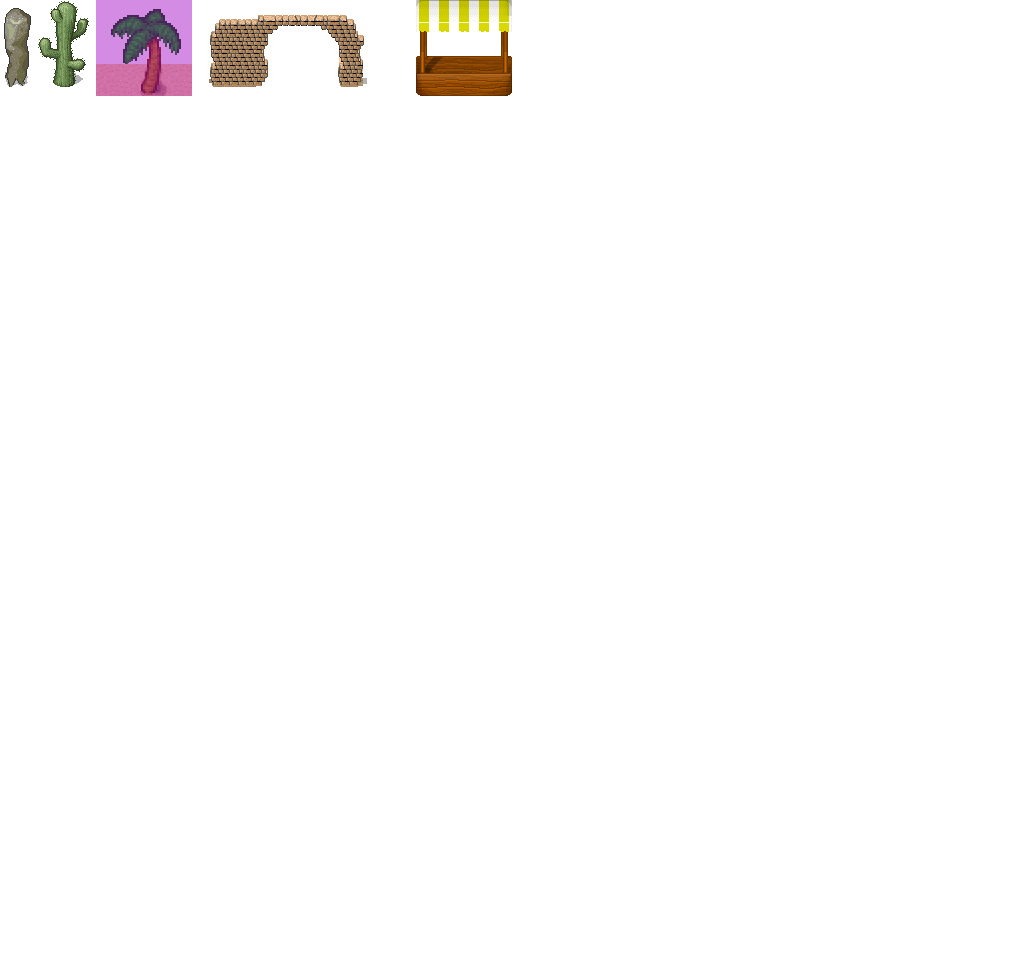
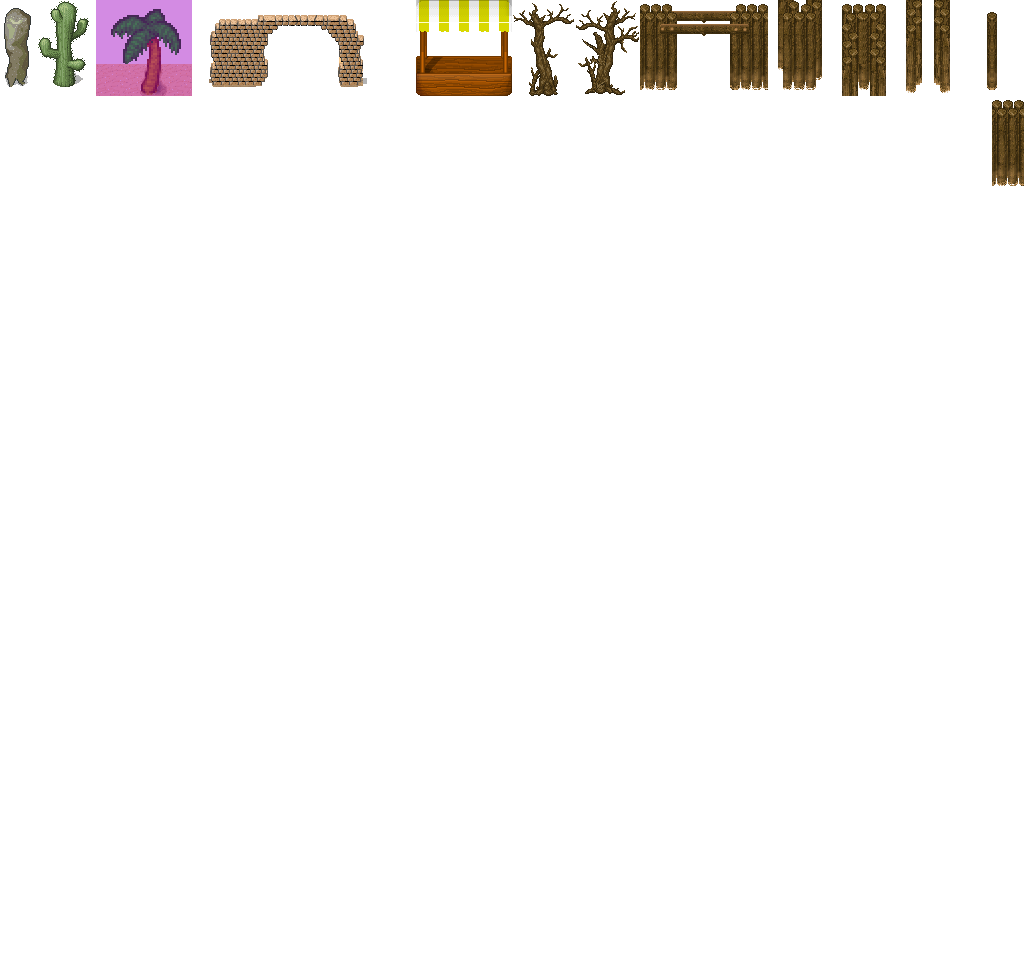
Layered file, before and after one edit (1024x960). Changes by layer:
painted on "Hintergrund" over box(513, 0, 1024, 186)
